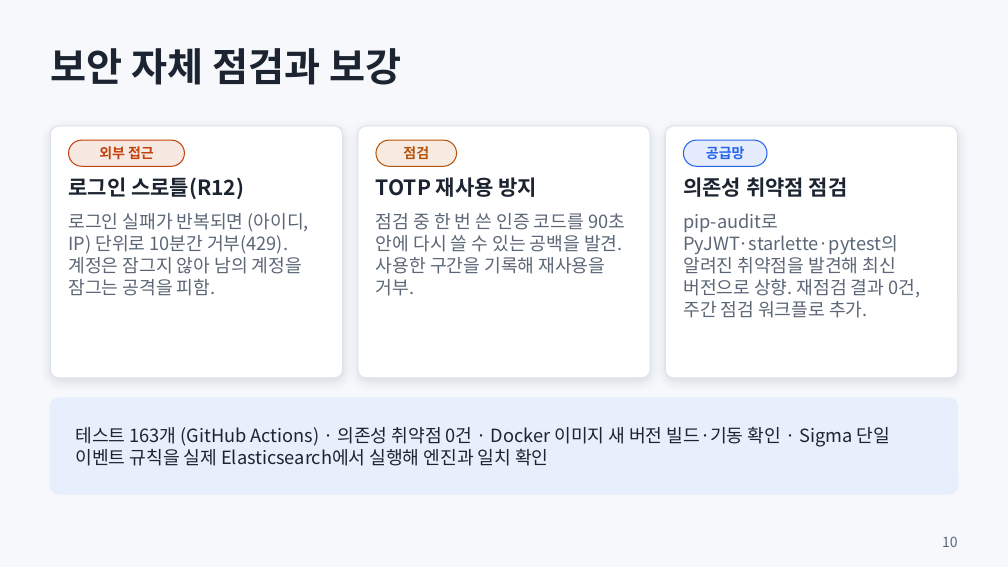
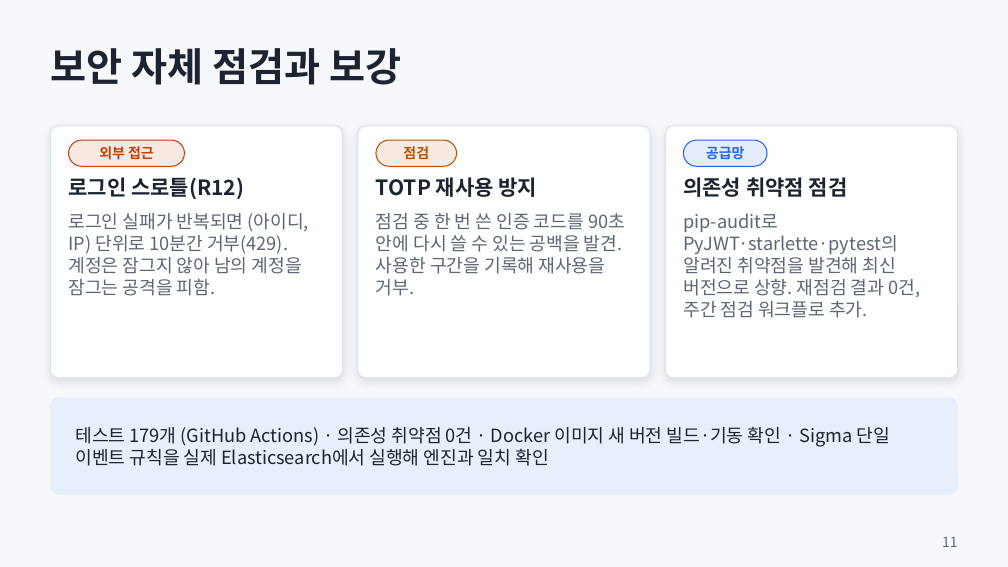
Before and after one commit to shk12170-dev/Defense-follow, a slide deck: slide 11 of docs/presentation.pptx (slide 10 before the commit). Drawn at 1008x567 pixels with LibreOffice and Linux fonts; fonts in the diff are those of the drawing. Boxes give left, top, right and bottom in pixels: in the first picture for what was removed or moved away, otherwise in the second. Text is boxed around its words. In the diff, an @@ line names an element or a change of style, - is before the commit and + after.

```diff
--- a/docs/presentation.pptx
+++ b/docs/presentation.pptx
@@ text at [76, 427, 890, 466]: text changed @@
-테스트 163개 (GitHub Actions) · 의존성 취약점 0건 · Docker 이미지 새 버전 빌드·기동 확인 · Sigma 단일 이벤트 규칙을 실제 Elasticsearch에서 실행해 엔진과 일치 확인
+테스트 179개 (GitHub Actions) · 의존성 취약점 0건 · Docker 이미지 새 버전 빌드·기동 확인 · Sigma 단일 이벤트 규칙을 실제 Elasticsearch에서 실행해 엔진과 일치 확인
@@ text at [942, 537, 958, 547]: text changed @@
-10
+11
```
Also in this commit, not shown: 6 other slides changed, 1 slide added, 15 other files.
